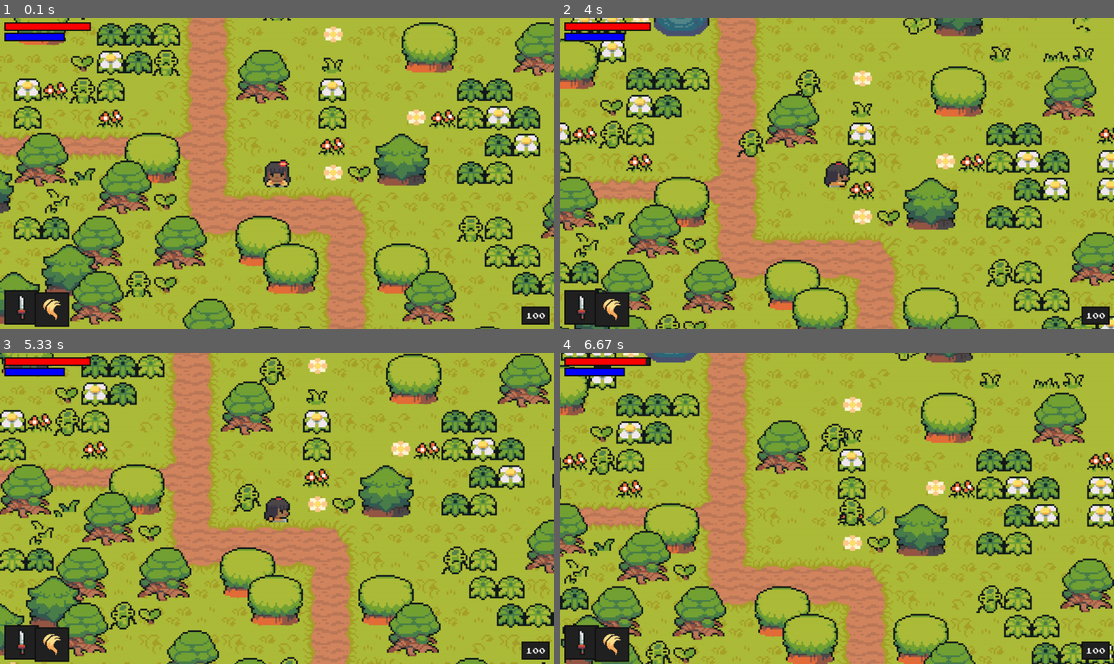
Above: before the commit, frames 1-4 (two rows, left to right).
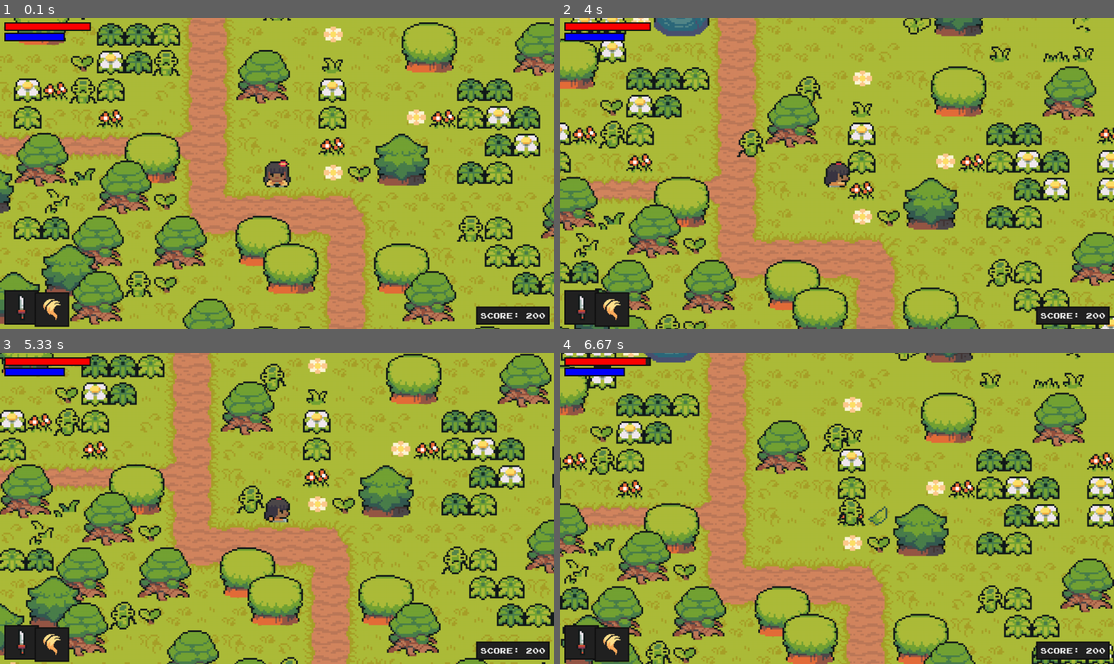
Above: after the commit, the same moments.

Repository: M1estere/Pygame_Project
Game: pygame game, started from code/main.py
The game is run twice, just before and just after one commit, with the same random seed, the same clock (stepped at 60 frames per second) and the same inputs.
Inputs:
- Up to frame 1 (0.1 s): no input
- Up to frame 2 (4 s): hold D 0.33-0.8 s; hold W 0.83-1.13 s; hold D 1.17-1.63 s; hold A 1.67-2.2 s; hold S 2.23-2.53 s; hold A 2.57-2.97 s; hold W 3-3.37 s; hold D from 3.4 s (still down)
- Up to frame 3 (5.33 s): release D at 4.03 s; hold S 4.07-4.43 s; hold A 4.47-4.93 s; hold D from 4.97 s (still down)
- Up to frame 4 (6.67 s): release D at 5.43 s; hold W 5.47-5.77 s; hold D 5.8-6.27 s; hold A from 6.3 s (still down)

The runs differ from the first frame. In frame 1, 0.5% of the frame differs, in the area x 85-97%, y 92-99%; in frame 2, 0.7%; in frame 3, 1.1%, in the area x 42-97%, y 1-99%; in frame 4, 0.9%.

Commit message:
Upgrade system implemented, audio added

Diff:
--- a/code/enemy.py
+++ b/code/enemy.py
@@ -6,7 +6,7 @@
 from support import import_folder
 
 class Enemy(Creature):
-    def __init__(self, enemy_name, pos, groups, obstacles, damage_player, trigger_death_particles):
+    def __init__(self, enemy_name, pos, groups, obstacles, damage_player, trigger_death_particles, add_experience_points):
         super().__init__(groups)
 
         self.sprite_type = 'enemy'
@@ -22,6 +22,7 @@
         self.obstacles = obstacles
         self.damage_player = damage_player
         self.trigger_death_particles = trigger_death_particles
+        self.add_experience_points = add_experience_points
 
         self.monster_name = enemy_name
         monster_info = monster_data[self.monster_name]
@@ -45,6 +46,14 @@
         self.can_take_damage = True
         self.hit_time = None
         self.cannot_take_damage_duration = 350
+
+        self.death_sound = pygame.mixer.Sound('../audio/death.wav')
+        self.hit_sound = pygame.mixer.Sound('../audio/hit.wav')
+        self.attack_sound = pygame.mixer.Sound(monster_info['attack_sound'])
+
+        self.death_sound.set_volume(0.6)
+        self.hit_sound.set_volume(0.2)
+        self.attack_sound.set_volume(0.3)
 
     def import_graphics(self, name):
         self.animations = {'idle': [], 'move': [], 'attack': []}
@@ -101,6 +110,7 @@
 
     def actions(self, player):
         if self.status == 'attack':
+            self.attack_sound.play()
             self.attack_time = pygame.time.get_ticks()
             self.damage_player(self.attack_damage, self.attack_type)
         elif self.status == 'move':
@@ -124,6 +134,7 @@
 
     def get_damage(self, player, attack_type):
         if self.can_take_damage:
+            self.hit_sound.play()
             self.direction = self.get_distance_direction_player(player)[1]
             if attack_type == 'weapon':
                 self.health -= player.get_weapon_damage()
@@ -140,6 +151,8 @@
     def check_death(self):
         if self.health <= 0:
             self.trigger_death_particles(self.rect.center, self.monster_name)
+            self.add_experience_points(self.exp)
+            self.death_sound.play()
             self.kill()
 
     def update(self):
--- a/code/level.py
+++ b/code/level.py
@@ -7,9 +7,11 @@
 
 from weapon import Weapon
 
-from ui import UI
 from particles import AnimationPlayer
 from magic import MagicPlayer
+
+from ui import UI
+from upgrade import Upgrade
 
 from random import choice, randint
 
@@ -18,6 +20,8 @@
 
 class Level:
 	def __init__(self):
+
+		self.game_paused = False
 
 		self.display_surface = pygame.display.get_surface()
 
@@ -32,6 +36,7 @@
 		self.create_map()
 
 		self.ui = UI()
+		self.upgrade = Upgrade(self.player)
 
 		self.animation_player = AnimationPlayer()
 		self.magic_player = MagicPlayer(self.animation_player)
@@ -57,7 +62,7 @@
 						y = row_index * TILE_SIZE
 
 						if style == 'boundary':
-							Tile((x, y), [self.obstacle_sprites], 'invinsible')
+							Tile((x, y), [self.obstacle_sprites], 'invisible')
 						if style == 'grass':
 							random_grass_image = choice(graphics['grass'])
 							Tile((x, y), [self.visible_sprites, self.obstacle_sprites, self.attackable_sprites], 'grass', random_grass_image)
@@ -73,7 +78,8 @@
 								elif col == '392': name = 'raccoon'
 								else: name = 'squid'
 
-								Enemy(name, (x, y), [self.visible_sprites, self.attackable_sprites], self.obstacle_sprites, self.damage_player, self.trigger_death_particles)
+								Enemy(name, (x, y), [self.visible_sprites, self.attackable_sprites],
+									self.obstacle_sprites, self.damage_player, self.trigger_death_particles, self.add_experience_points)
 
 	def create_attack(self):
 		self.current_attack = Weapon(self.player, [self.visible_sprites, self.attack_sprites])
@@ -110,6 +116,9 @@
 	def trigger_death_particles(self, pos, particles_type):
 		self.animation_player.create_particles(particles_type, pos, [self.visible_sprites])
 
+	def add_experience_points(self, amount):
+		self.player.exp += amount
+
 	def damage_player(self, damage_value, attack_type):
 		if self.player.can_take_damage:
 			self.player.health -= damage_value
@@ -119,15 +128,19 @@
 
 			self.animation_player.create_particles(attack_type, self.player.rect.center, [self.visible_sprites])
 
+	def toggle_menu(self):
+		self.game_paused = not self.game_paused
+
 	def run(self):
 		self.visible_sprites.custom_drawing(self.player)
-		self.visible_sprites.update()
+		self.ui.display(self.player)
 
-		self.visible_sprites.enemy_update(self.player)
-
-		self.attack_logic()
-
-		self.ui.display(self.player)
+		if self.game_paused:
+			self.upgrade.display()
+		else:
+			self.visible_sprites.update()
+			self.visible_sprites.enemy_update(self.player)
+			self.attack_logic()
 
 class YSortingCameraGroup(pygame.sprite.Group):
 	def __init__(self):
--- a/code/magic.py
+++ b/code/magic.py
@@ -7,8 +7,15 @@
     def __init__(self, animation_player):
         self.animation_player = animation_player
 
+        self.sounds = {
+            'heal': pygame.mixer.Sound('../audio/heal.wav'),
+            'flame': pygame.mixer.Sound('../audio/flame.wav'),
+        }
+
     def heal(self, player, strength, cost, groups):
         if player.energy >= cost:
+            self.sounds['heal'].play()
+
             player.health += strength
             player.energy -= cost
 
@@ -19,6 +26,8 @@
 
     def fire(self, player, cost, groups):
         if player.energy >= cost:
+            self.sounds['flame'].play()
+
             player.energy -= cost
 
             if player.status.split('_')[0] == 'right': direction = pygame.math.Vector2(1, 0)
--- a/code/main.py
+++ b/code/main.py
@@ -14,14 +14,21 @@
 
 		self.level = Level()
 
+		main_sound = pygame.mixer.Sound('../audio/main.ogg')
+		main_sound.set_volume(0.5)
+		main_sound.play(loops = -1)
+
 	def run(self):
 		while True:
 			for event in pygame.event.get():
 				if event.type == pygame.QUIT:
 					pygame.quit()
 					sys.exit()
+				if event.type == pygame.KEYDOWN:
+					if event.key == pygame.K_m:
+						self.level.toggle_menu()
 
-			self.screen.fill('black')
+			self.screen.fill(WATER_COLOUR)
 			self.level.run()
 
 			pygame.display.update()
--- a/code/player.py
+++ b/code/player.py
@@ -11,7 +11,7 @@
 		self.image = pygame.image.load('../graphics/test/player.png').convert_alpha()
 		self.rect = self.image.get_rect(topleft = pos)
 
-		self.hitbox = self.rect.inflate(-14, -26)
+		self.hitbox = self.rect.inflate(HITBOX_OFFSET['player_x'], HITBOX_OFFSET['player_y'])
 
 		self.import_player_assets()
 		self.status = 'down'
@@ -44,11 +44,17 @@
 		self.magic_switch_cooldown = 200
 
 		self.stats = {'health': 100, 'energy': 60, 'attack': 10, 'magic': 4, 'speed': 5}
+		self.max_stats = {'health': 250, 'energy': 140, 'attack': 25, 'magic': 10, 'speed': 10}
+		self.upgrades_cost = {'health': 100, 'energy': 100, 'attack': 100, 'magic': 100, 'speed': 100}
+
 		self.health = self.stats['health']
 		self.energy = self.stats['energy']
-		self.exp = 100
+		self.exp = 200
 
 		self.speed = self.stats['speed']
+
+		self.weapon_attack_sound = pygame.mixer.Sound('../audio/sword.wav')
+		self.weapon_attack_sound.set_volume(0.3)
 
 	def import_player_assets(self):
 		character_path = '../graphics/player/'
@@ -88,6 +94,7 @@
 				self.attacking = True
 				self.attack_time = pygame.time.get_ticks()
 				self.create_attack()
+				self.weapon_attack_sound.play()
 
 			# magic
 			if keys[pygame.K_LCTRL]:
@@ -171,6 +178,12 @@
 		spell_damage = magic_data[self.magic]['strength']
 
 		return base_damage + spell_damage
+
+	def get_value_by_index(self, index):
+		return list(self.stats.values())[index]
+
+	def get_cost_by_index(self, index):
+		return list(self.upgrades_cost.values())[index]
 
 	def animate(self):
 		animation = self.animations[self.status]
--- a/code/settings.py
+++ b/code/settings.py
@@ -5,6 +5,14 @@
 
 FPS = 60
 TILE_SIZE = 64
+
+HITBOX_OFFSET = {
+	'player_x': -14,
+    'player_y': -26,
+    'object': -40,
+    'grass': -10,
+    'invisible': 0,
+}
 
 BAR_HEIGHT = 20
 HEALTH_BAR_WIDTH = 200
@@ -23,7 +31,11 @@
 ENERGY_COLOUR = 'blue'
 UI_BORDER_COLOUR_ACTIVE = 'gold'
 
-# weapons
+TEXT_COLOUR_SELECTED = '#111111'
+BAR_COLOUR = '#EEEEEE'
+BAR_COLOUR_SELECTED = '#111111'
+UPGRADE_BG_COLOUR_SELECTED = '#EEEEEE'
+
 weapon_data = {
     'sword': {'cooldown': 100, 'damage': 15, 'graphic': '../graphics/weapons/sword/full.png',},
     'lance': {'cooldown': 400, 'damage': 30, 'graphic': '../graphics/weapons/lance/full.png',},
--- a/code/tile.py
+++ b/code/tile.py
@@ -6,10 +6,11 @@
 		super().__init__(groups)
 		self.sprite_type = sprite_type
 		self.image = surface
+		y_offset = HITBOX_OFFSET[sprite_type]
 
 		if sprite_type == 'object':
 			self.rect = self.image.get_rect(topleft = (pos[0], pos[1] - TILE_SIZE))
 		else:
 			self.rect = self.image.get_rect(topleft = pos)
 
-		self.hitbox = self.rect.inflate(0, -10)
+		self.hitbox = self.rect.inflate(0, y_offset)
--- a/code/ui.py
+++ b/code/ui.py
@@ -36,7 +36,7 @@
         pygame.draw.rect(self.display_surface, UI_BORDER_COLOUR, bg_rect, 3)
 
     def show_exp(self, exp):
-        text_surf = self.font.render(str(int(exp)), False, TEXT_COLOUR)
+        text_surf = self.font.render('Score: ' + str(int(exp)), False, TEXT_COLOUR)
 
         x = self.display_surface.get_size()[0] - 20
         y = self.display_surface.get_size()[1] - 20
--- /dev/null
+++ b/code/upgrade.py
@@ -0,0 +1,127 @@
+import pygame
+from settings import *
+
+class Upgrade:
+	def __init__(self, player):
+
+		self.display_surface = pygame.display.get_surface()
+		self.player = player
+
+		self.attribute_nr = len(player.stats)
+		self.attribute_names = list(player.stats.keys())
+		self.max_values = list(player.max_stats.values())
+
+		self.font = pygame.font.Font(UI_FONT, UI_FONT_SIZE)
+
+		self.height = self.display_surface.get_size()[1] * 0.8
+		self.width = self.display_surface.get_size()[0] // 6
+		self.create_items()
+
+		self.selection_index = 0
+		self.selection_time = None
+		self.can_move = True
+
+	def input(self):
+		keys = pygame.key.get_pressed()
+
+		if self.can_move:
+			if keys[pygame.K_d] and self.selection_index < self.attribute_nr - 1:
+				self.selection_index += 1
+				self.can_move = False
+				self.selection_time = pygame.time.get_ticks()
+			elif keys[pygame.K_a] and self.selection_index > 0:
+				self.selection_index -= 1
+				self.can_move = False
+				self.selection_time = pygame.time.get_ticks()
+
+			if keys[pygame.K_SPACE]:
+				self.can_move = False
+				self.selection_time = pygame.time.get_ticks()
+				self.item_list[self.selection_index].trigger(self.player)
+
+	def cooldown(self):
+		if not self.can_move:
+			current_time = pygame.time.get_ticks()
+
+			if current_time - self.selection_time >= 300:
+				self.can_move = True
+
+	def create_items(self):
+		self.item_list = list()
+
+		for item, index  in enumerate(range(self.attribute_nr)):
+			full_width = self.display_surface.get_size()[0]
+			increment = full_width // self.attribute_nr
+
+			left = (item * increment) + (increment - self.width) // 2
+			top = self.display_surface.get_size()[1] * 0.1
+
+			item = Item(left, top, self.width, self.height, index, self.font)
+			self.item_list.append(item)
+
+	def display(self):
+		self.input()
+		self.cooldown()
+
+		for index, item in enumerate(self.item_list):
+			name = self.attribute_names[index]
+			value = self.player.get_value_by_index(index)
+			max_value = self.max_values[index]
+			cost = self.player.get_cost_by_index(index)
+
+			item.display(self.display_surface, self.selection_index, name, value, max_value, cost)
+
+class Item:
+	def __init__(self, l, t, w, h, index, font):
+		self.rect = pygame.Rect(l, t, w, h)
+		self.index = index
+		self.font = font
+
+	def display_names(self, surface, name, cost, selected):
+		colour = TEXT_COLOUR_SELECTED if selected else TEXT_COLOUR
+
+		# title
+		title_surf = self.font.render(name, False, colour)
+		title_rect = title_surf.get_rect(midtop = self.rect.midtop + pygame.math.Vector2(0, 20))
+
+		# cost
+		cost_surf = self.font.render(str(int(cost)), False, colour)
+		cost_rect = cost_surf.get_rect(midbottom = self.rect.midbottom - pygame.math.Vector2(0, 20))
+
+		# draw
+		surface.blit(title_surf, title_rect)
+		surface.blit(cost_surf, cost_rect)
+
+	def display_bar(self, surface, value, max_value, selected):
+		top = self.rect.midtop + pygame.math.Vector2(0, 60)
+		bottom = self.rect.midbottom - pygame.math.Vector2(0, 60)
+		colour = BAR_COLOUR_SELECTED if selected else BAR_COLOUR
+
+		full_height = bottom[1] - top[1]
+		relative_number = (value / max_value) * full_height
+		value_rect = pygame.Rect(top[0] - 15, bottom[1] - relative_number, 30, 10)
+
+		pygame.draw.line(surface, colour, top, bottom, 5)
+		pygame.draw.rect(surface, colour, value_rect)
+
+	def trigger(self, player):
+		upgrade_attr = list(player.stats.keys())[self.index]
+
+		if player.exp >= player.upgrades_cost[upgrade_attr] and player.stats[upgrade_attr] < player.max_stats[upgrade_attr]:
+			player.exp -= player.upgrades_cost[upgrade_attr]
+			player.stats[upgrade_attr] *= 1.2
+			player.upgrades_cost[upgrade_attr] *= 1.4
+
+		if player.stats[upgrade_attr] > player.max_stats[upgrade_attr]:
+			player.stats[upgrade_attr] = player.max_stats[upgrade_attr]
+
+	def display(self, surface, selection_number, name, value, max_value, cost):
+		if self.index == selection_number:
+			pygame.draw.rect(surface, UPGRADE_BG_COLOUR_SELECTED, self.rect)
+			pygame.draw.rect(surface, UI_BORDER_COLOUR, self.rect, 4)
+		else:
+			pygame.draw.rect(surface, UI_BG_COLOUR, self.rect)
+			pygame.draw.rect(surface, UI_BORDER_COLOUR, self.rect, 4)
+
+		self.display_names(surface, name, cost, self.index == selection_number)
+		self.display_bar(surface, value, max_value, self.index == selection_number)
Not shown, added: audio/attack/claw.wav
Not shown, added: audio/attack/fireball.wav
Not shown, added: audio/attack/slash.wav
Not shown, added: audio/death.wav
Not shown, added: audio/flame.wav
Not shown, added: audio/heal.wav
Not shown, added: audio/hit.wav
Not shown, added: audio/main.ogg
Not shown, added: audio/sword.wav
